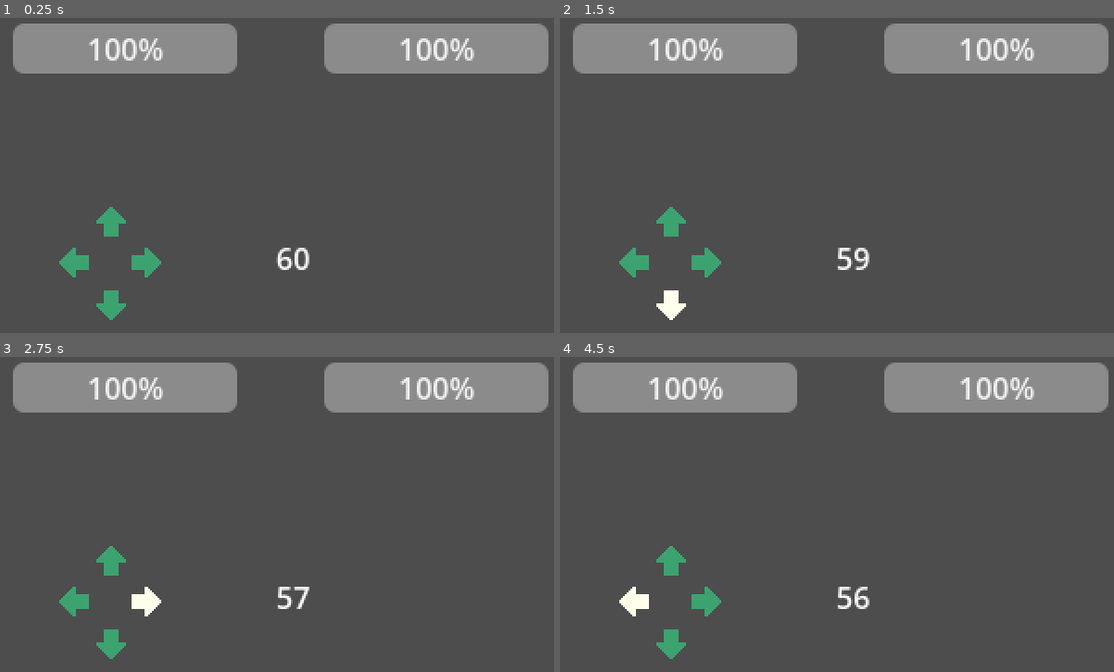
Above: before the commit, frames 1-4 (two rows, left to right).
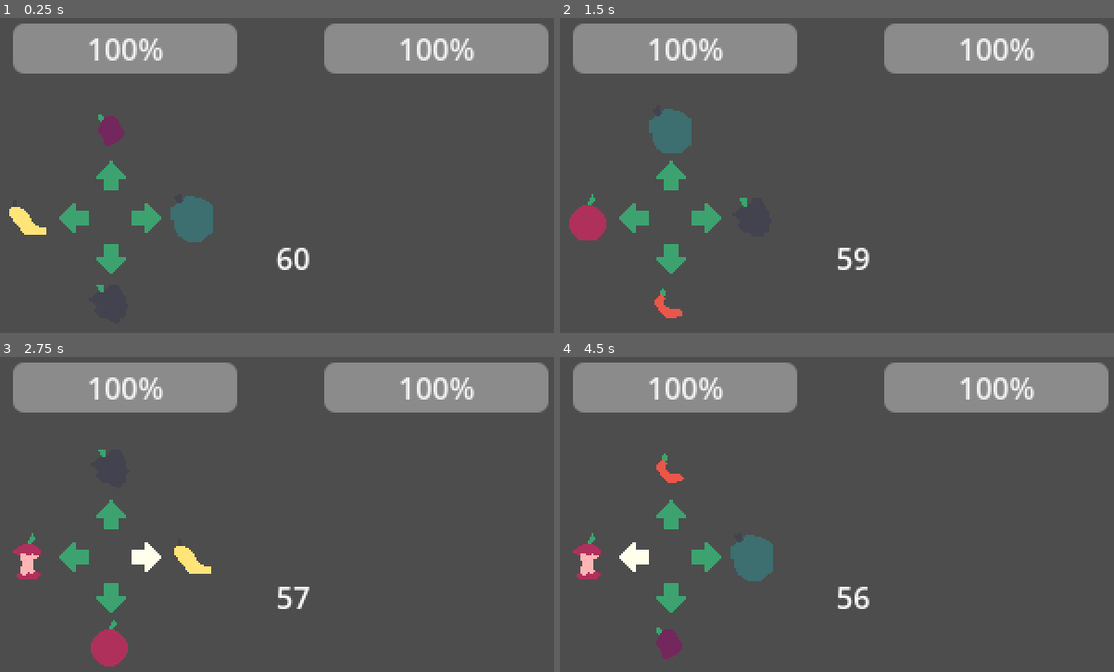
Above: after the commit, the same moments.

Repository: Explocamper2/peak_apples
Game: Godot game, scene res://main.tscn
Same seed, same stepped clock (60 frames per second), same inputs: the game is played once before the commit and once after it.
Inputs:
- Up to frame 1 (0.25 s): no input
- Up to frame 2 (1.5 s): tap Enter at 0.5 s; hold Right (right_arrow) 0.53-1.28 s; hold Down (down_arrow) from 1.28 s (still down)
- Up to frame 3 (2.75 s): tap Space at 2 s; release Down (down_arrow) at 2.03 s; hold Right (right_arrow) from 2.03 s (still down)
- Up to frame 4 (4.5 s): release Right (right_arrow) at 2.78 s; hold Up (up_arrow) 2.78-3.53 s; tap Enter at 3.5 s; hold Left (left_arrow) from 3.53 s (still down); tap Space at 4.25 s

The runs differ from the first frame. In frame 1, 3.8% of the frame differs, in the area x 1-39%, y 30-96%; in frame 2, 3.9%, in the area x 1-34%, y 28-96%; in frame 3, 3.3%; in frame 4, 3.8%.

Commit message:
aded fruits

Diff:
--- /dev/null
+++ b/new-game-project/fruits.tres
@@ -0,0 +1,6 @@
+[gd_resource type="JSON" format=3 uid="uid://dcl3jvycpjae"]
+
+[resource]
+data = {
+"index": 1.0
+}
--- a/new-game-project/main.gd
+++ b/new-game-project/main.gd
@@ -1,5 +1,10 @@
 extends Node2D
 
+@onready var option_up: AnimatedSprite2D = $OptionUp
+@onready var option_down: AnimatedSprite2D = $OptionDown
+@onready var option_left: AnimatedSprite2D = $OptionLeft
+@onready var option_right: AnimatedSprite2D = $OptionRight
+@onready var press_debounce: Timer = $press_debounce
 
 @onready var round_timer: Timer = $roundTimer
 @onready var timer_text_box: Label = $timerTextBox
@@ -20,28 +25,69 @@
 
 var playerHealth = 100
 var bossHealth = 100
+var choosing_fruit = false
+var chosen_fruit = null
+
 
 func _ready() -> void:
 	round_timer.start()
 	pass
 
+func choose_random_fruits():
+	var fruits = []
+	var numbers = [0,1,2,3,4,5,6,7]
+	var count = 0
+	while count < 4:
+		count += 1
+		numbers.shuffle()
+		var num = numbers[1]
+		fruits.append(num)
+		numbers.erase(num)
+	return fruits
 
+func use_fruit(fruit):
+	print(fruit)
 
 func _process(_delta) -> void:
+	# fruits
+	if choosing_fruit == false:
+		use_fruit(chosen_fruit)
+		var fruits = choose_random_fruits()
+		option_up.frame = fruits[0]
+		option_down.frame = fruits[1]
+		option_left.frame = fruits[2]
+		option_right.frame = fruits[3]
+		choosing_fruit = true
+
+	# timer
 	timer_text_box.text = str(round(round_timer.time_left))
 
+	# health bar
 	player_health_bar.value = clamp(round(playerHealth),0,100)
 	boss_health_bar.value = clamp(round(bossHealth),0,100)
 
-
-	if Input.is_action_pressed("up_arrow"):
-		arrow_up.texture = ARROW_UP_PRESSED
-	elif Input.is_action_pressed("down_arrow"):
-		arrow_down.texture = ARROW_DOWN_PRESSED
-	elif Input.is_action_pressed("left_arrow"):
-		arrow_left.texture = ARROW_LEFT_PRESSED
-	elif Input.is_action_pressed("right_arrow"):
-		arrow_right.texture = ARROW_RIGHT_PRESSED
+	# input
+	if press_debounce.time_left == 0:
+		if Input.is_action_pressed("up_arrow"):
+			arrow_up.texture = ARROW_UP_PRESSED
+			chosen_fruit = option_up.frame
+			choosing_fruit = false
+			press_debounce.start()
+		elif Input.is_action_pressed("down_arrow"):
+			arrow_down.texture = ARROW_DOWN_PRESSED
+			chosen_fruit = option_down.frame
+			choosing_fruit = false
+			press_debounce.start()
+		elif Input.is_action_pressed("left_arrow"):
+			arrow_left.texture = ARROW_LEFT_PRESSED
+			chosen_fruit = option_left.frame
+			choosing_fruit = false
+			press_debounce.start()
+		elif Input.is_action_pressed("right_arrow"):
+			arrow_right.texture = ARROW_RIGHT_PRESSED
+			chosen_fruit = option_right.frame
+			choosing_fruit = false
+			press_debounce.start()
 
 	if Input.is_action_just_released("up_arrow"):
 		arrow_up.texture = ARROW_UP_RELEASED
--- a/new-game-project/main.tscn
+++ b/new-game-project/main.tscn
@@ -1,28 +1,68 @@
-[gd_scene load_steps=6 format=3 uid="uid://bivscnvnggdmy"]
+[gd_scene load_steps=15 format=3 uid="uid://bivscnvnggdmy"]
 
 [ext_resource type="Script" path="res://main.gd" id="1_yhtw0"]
 [ext_resource type="Texture2D" uid="uid://pjmucvhb70yn" path="res://art/placeholders/arrow_down.png" id="2_l6dht"]
 [ext_resource type="Texture2D" uid="uid://dqr8t3i0hqsru" path="res://art/placeholders/arrow_left.png" id="3_b50r5"]
 [ext_resource type="Texture2D" uid="uid://d3s857j8hqvv3" path="res://art/placeholders/arrow_right.png" id="4_3hsgg"]
 [ext_resource type="Texture2D" uid="uid://btp4xnfxx3tsm" path="res://art/placeholders/arrow_up.png" id="5_vs2mu"]
+[ext_resource type="Texture2D" uid="uid://bwdfh3x6e1p1n" path="res://art/placeholders/fruit_apple.png" id="6_c0lm6"]
+[ext_resource type="Texture2D" uid="uid://cyfrrkdqo7c0a" path="res://art/placeholders/fruit_apple_rotten.png" id="7_r215p"]
+[ext_resource type="Texture2D" uid="uid://bguhry7x12osd" path="res://art/placeholders/fruit_banana.png" id="8_ulu4f"]
+[ext_resource type="Texture2D" uid="uid://bayyi5sb1ylo5" path="res://art/placeholders/fruit_berry.png" id="9_ggtuu"]
+[ext_resource type="Texture2D" uid="uid://npyxw2o32fj7" path="res://art/placeholders/fruit_durian.png" id="10_c2tt4"]
+[ext_resource type="Texture2D" uid="uid://byslpaacpnnqu" path="res://art/placeholders/fruit_eaten_apple.png" id="11_p3rfw"]
+[ext_resource type="Texture2D" uid="uid://bjfhrme3q0qwm" path="res://art/placeholders/fruit_hot_pepper.png" id="12_n5l1e"]
+[ext_resource type="Texture2D" uid="uid://cpxejfc6npgee" path="res://art/placeholders/fruit_reaper_pepper.png" id="13_uv1lg"]
+
+[sub_resource type="SpriteFrames" id="SpriteFrames_ybqpa"]
+animations = [{
+"frames": [{
+"duration": 1.0,
+"texture": ExtResource("6_c0lm6")
+}, {
+"duration": 1.0,
+"texture": ExtResource("7_r215p")
+}, {
+"duration": 1.0,
+"texture": ExtResource("8_ulu4f")
+}, {
+"duration": 1.0,
+"texture": ExtResource("9_ggtuu")
+}, {
+"duration": 1.0,
+"texture": ExtResource("10_c2tt4")
+}, {
+"duration": 1.0,
+"texture": ExtResource("11_p3rfw")
+}, {
+"duration": 1.0,
+"texture": ExtResource("12_n5l1e")
+}, {
+"duration": 1.0,
+"texture": ExtResource("13_uv1lg")
+}],
+"loop": true,
+"name": &"default",
+"speed": 5.0
+}]
 
 [node name="Main" type="Node2D"]
 script = ExtResource("1_yhtw0")
 
 [node name="ArrowDown" type="Sprite2D" parent="."]
-position = Vector2(65, 160)
+position = Vector2(65, 135.5)
 texture = ExtResource("2_l6dht")
 
 [node name="ArrowLeft" type="Sprite2D" parent="."]
-position = Vector2(45, 137.5)
+position = Vector2(45, 113)
 texture = ExtResource("3_b50r5")
 
 [node name="ArrowRight" type="Sprite2D" parent="."]
-position = Vector2(84, 137.5)
+position = Vector2(84, 113)
 texture = ExtResource("4_3hsgg")
 
 [node name="ArrowUp" type="Sprite2D" parent="."]
-position = Vector2(65, 115)
+position = Vector2(65, 90.5)
 texture = ExtResource("5_vs2mu")
 
 [node name="timerTextBox" type="Label" parent="."]
@@ -47,3 +87,23 @@
 offset_top = 8.0
 offset_right = 301.0
 offset_bottom = 35.0
+
+[node name="OptionUp" type="AnimatedSprite2D" parent="."]
+position = Vector2(65, 65.5)
+sprite_frames = SubResource("SpriteFrames_ybqpa")
+
+[node name="OptionDown" type="AnimatedSprite2D" parent="."]
+position = Vector2(64, 159.5)
+sprite_frames = SubResource("SpriteFrames_ybqpa")
+
+[node name="OptionLeft" type="AnimatedSprite2D" parent="."]
+position = Vector2(109, 113)
+sprite_frames = SubResource("SpriteFrames_ybqpa")
+
+[node name="OptionRight" type="AnimatedSprite2D" parent="."]
+position = Vector2(20, 113)
+sprite_frames = SubResource("SpriteFrames_ybqpa")
+
+[node name="press_debounce" type="Timer" parent="."]
+wait_time = 0.5
+one_shot = true
Not shown, added: new-game-project/art/placeholders/fruit_apple.png.import
Not shown, added: new-game-project/art/placeholders/fruit_apple_rotten.png.import
Not shown, added: new-game-project/art/placeholders/fruit_banana.png.import
Not shown, added: new-game-project/art/placeholders/fruit_berry.png.import
Not shown, added: new-game-project/art/placeholders/fruit_durian.png.import
Not shown, added: new-game-project/art/placeholders/fruit_eaten_apple.png.import
Not shown, added: new-game-project/art/placeholders/fruit_hot_pepper.png.import
Not shown, added: new-game-project/art/placeholders/fruit_reaper_pepper.png.import
